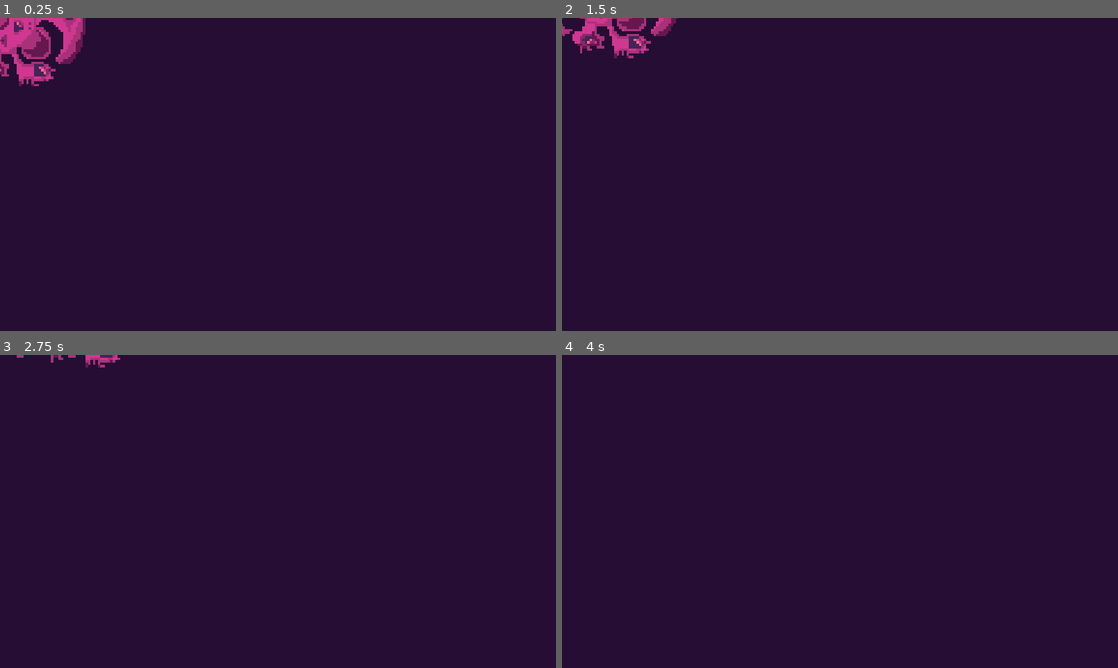
Above: before the commit, frames 1-4 (two rows, left to right).
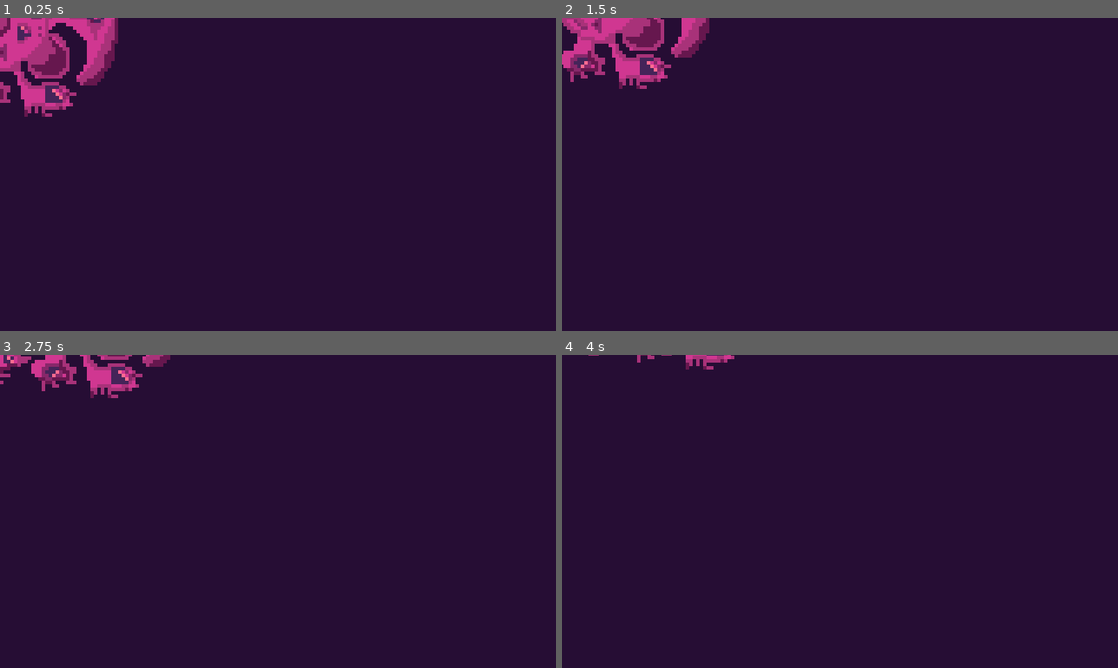
Above: after the commit, the same moments.

Repository: bear-minimum-studio/space-bear
Game: Godot game, scene res://npc/MotherShip.tscn
Same seed, same stepped clock (60 frames per second), same inputs: the game is played once before the commit and once after it. This scene is started directly instead of the project's main scene.
Inputs:
- Up to frame 1 (0.25 s): no input
- Up to frame 2 (1.5 s): hold Right (turn_right) 0.53-1.28 s; tap Down (decelerate) at 0.6 s; hold Left (turn_left) from 1.28 s (still down); tap Space (fire) at 1.35 s
- Up to frame 3 (2.75 s): release Left (turn_left) at 2.03 s; hold Right (turn_right) from 2.03 s (still down); hold F (turret_fire) from 2.03 s (still down)
- Up to frame 4 (4 s): release Right (turn_right) at 2.78 s; release F (turret_fire) at 2.78 s; hold Up (accelerate) 2.78-3.53 s; tap Down (decelerate) at 2.85 s; hold Left (turn_left) from 3.53 s (still down); hold Space (fire) from 3.53 s (still down)

The runs differ from the first frame. In frame 1, 4.1% of the frame differs, in the area x 0-22%, y 0-32%; in frame 2, 3.5%; in frame 3, 1.9%; in frame 4, 0.3%.

Commit message:
feat: bigger mothership

Diff:
--- a/npc/MotherShip.tscn
+++ b/npc/MotherShip.tscn
@@ -5,19 +5,24 @@
 [ext_resource type="Texture2D" uid="uid://btbb3mr4sxjg4" path="res://npc/mothership_flammes.png" id="3_jo5lu"]
 
 [sub_resource type="RectangleShape2D" id="RectangleShape2D_b5o51"]
-size = Vector2(116, 90)
+size = Vector2(160, 148)
 
 [sub_resource type="RectangleShape2D" id="RectangleShape2D_q26qw"]
-size = Vector2(126, 98)
+size = Vector2(174, 158)
 
 [node name="MotherShip" type="CharacterBody2D"]
 collision_layer = 8
 collision_mask = 0
 script = ExtResource("1_3b6up")
 
+[node name="MothershipFlammes" type="Sprite2D" parent="."]
+rotation = 1.5708
+scale = Vector2(3, 3)
+texture = ExtResource("3_jo5lu")
+
 [node name="Ship" type="Sprite2D" parent="."]
 rotation = 1.5708
-scale = Vector2(2.125, 2.125)
+scale = Vector2(3, 3)
 texture = ExtResource("2_sw53n")
 
 [node name="CollisionShape2D" type="CollisionShape2D" parent="."]
@@ -31,9 +36,4 @@
 shape = SubResource("RectangleShape2D_q26qw")
 debug_color = Color(0.976471, 0.117647, 0.270588, 0.419608)
 
-[node name="MothershipFlammes" type="Sprite2D" parent="."]
-rotation = 1.5708
-scale = Vector2(2.125, 2.125)
-texture = ExtResource("3_jo5lu")
-
 [connection signal="body_entered" from="HitBox" to="." method="_on_hit_box_body_entered"]
